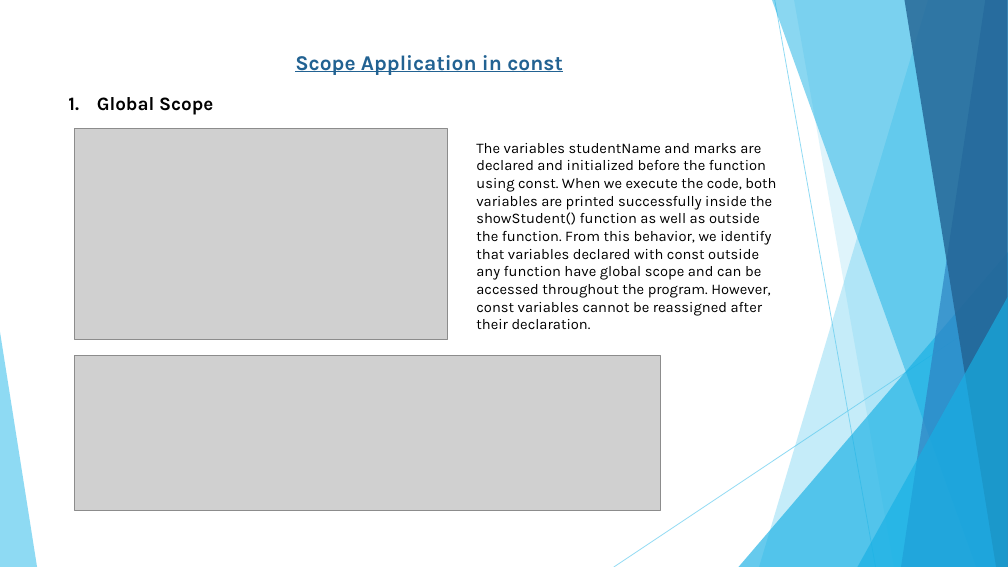
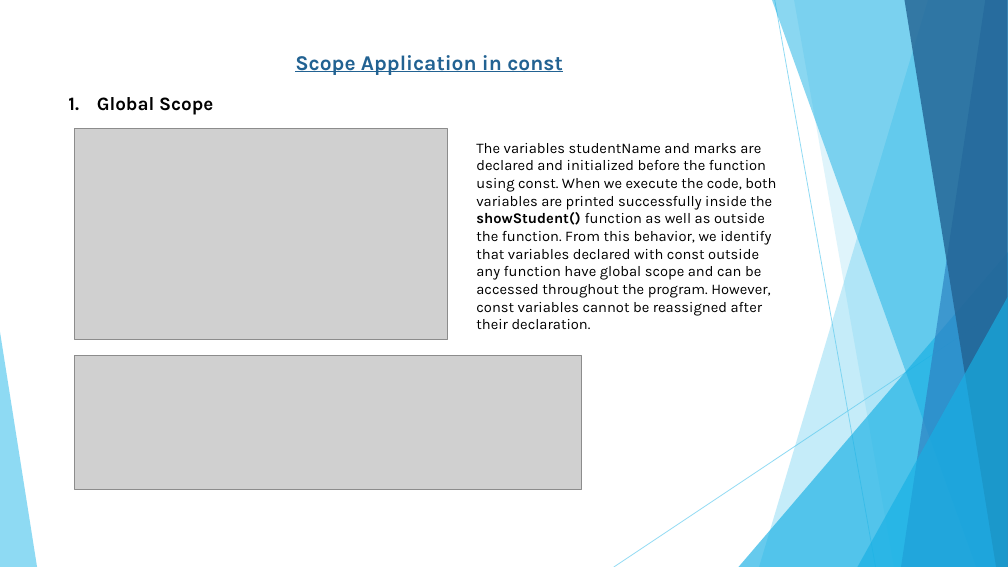
Before and after one commit to romaisa-99/Internship, a slide deck: slide 15 of Day 7/Scope and Its types.pptx. Drawn at 1008x567 pixels with LibreOffice and Linux fonts; fonts in the diff are those of the drawing; grey boxes stand for pictures. Boxes give left, top, right and bottom in pixels: in the first picture for what was removed or moved away, otherwise in the second. Text is boxed around its words. In the diff, an @@ line names an element or a change of style, - is before the commit and + after.

```diff
--- a/Day 7/Scope and Its types.pptx
+++ b/Day 7/Scope and Its types.pptx
@@ text "The variables studentName and marks ..." at box(476, 143, 776, 329): bold on in "showStudent()" @@
@@ picture: place and size @@
-picture at box(75, 355, 661, 510)
+picture at box(75, 355, 582, 489)
```
Also in this commit, not shown: 5 other slides changed, 1 slide added, 6 other files.
